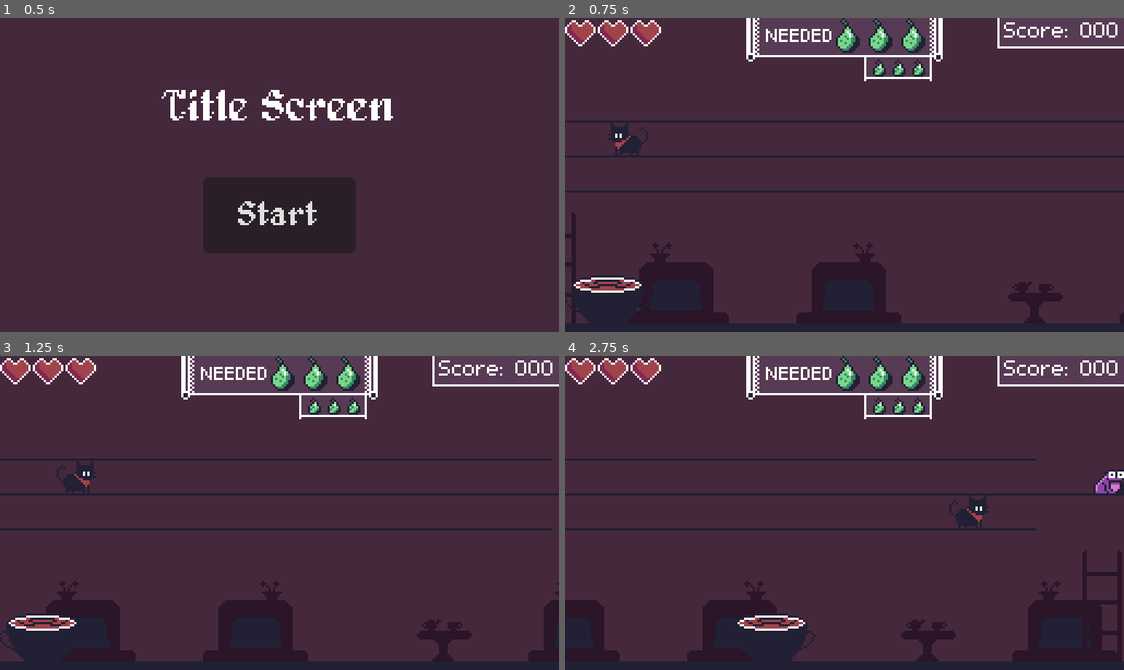
Above: before the commit, frames 1-4 (two rows, left to right).
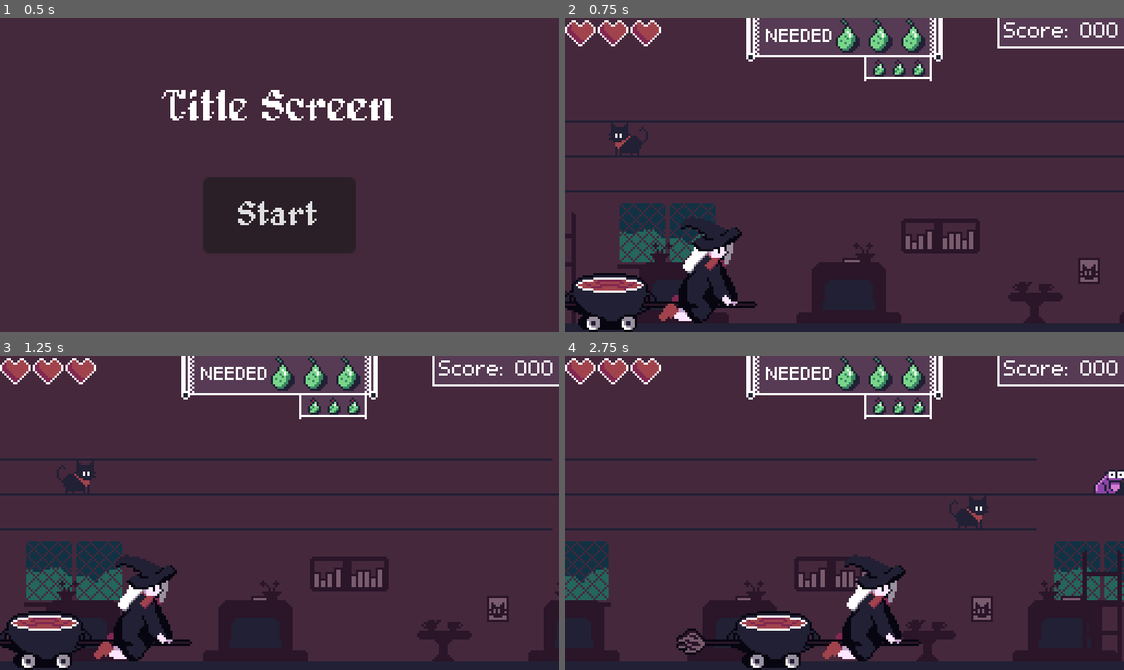
Above: after the commit, the same moments.

Repository: Bazooh/BlackCatJam
Game: Godot game, scene res://ui/menu.tscn
The game is run twice, just before and just after one commit, with the same random seed, the same clock (stepped at 60 frames per second) and the same inputs.
Inputs:
- Up to frame 1 (0.5 s): no input
- Up to frame 2 (0.75 s): click "Start" at 0.5 s
- Up to frame 3 (1.25 s): no input
- Up to frame 4 (2.75 s): hold Right (right) 1.28-2.03 s; hold S (down) from 2.03 s (still down)

Frame 1 is identical in both runs. In frame 2, 6.6% of the frame differs, in the area x 0-96%, y 59-100%; in frame 3, 7.6%; in frame 4, 8.1%, in the area x 0-100%, y 59-100%.

Commit message:
Cat Run / Witch sprite imports

Diff:
--- a/entities/witch.tscn
+++ b/entities/witch.tscn
@@ -1,7 +1,8 @@
-[gd_scene load_steps=4 format=3 uid="uid://cb2hdwexp722o"]
+[gd_scene load_steps=5 format=3 uid="uid://cb2hdwexp722o"]
 
 [ext_resource type="Script" path="res://entities/witch.gd" id="1_83sfl"]
 [ext_resource type="Texture2D" uid="uid://2m8kef8xeuub" path="res://art/Cauldron.png" id="2_w3gvh"]
+[ext_resource type="Texture2D" uid="uid://cqun6r3tjxp1n" path="res://art/Witch.png" id="3_m2did"]
 
 [sub_resource type="RectangleShape2D" id="RectangleShape2D_6bffv"]
 size = Vector2(32, 9)
@@ -10,7 +11,9 @@
 position = Vector2(20, 129)
 script = ExtResource("1_83sfl")
 
-[node name="Sprite2D" type="Sprite2D" parent="."]
+[node name="Cauldron" type="Sprite2D" parent="."]
+z_index = 2
+position = Vector2(12, -13)
 texture = ExtResource("2_w3gvh")
 
 [node name="CollisionShape2D" type="CollisionShape2D" parent="."]
@@ -22,4 +25,9 @@
 wait_time = 20.0
 autostart = true
 
+[node name="Witch" type="Sprite2D" parent="."]
+z_index = 1
+position = Vector2(12, -13)
+texture = ExtResource("3_m2did")
+
 [connection signal="timeout" from="DifficultyTimer" to="." method="_on_difficulty_timer_timeout"]
--- a/level/level.tscn
+++ b/level/level.tscn
@@ -3,18 +3,18 @@
 [ext_resource type="Texture2D" uid="uid://bhiyt42ads85e" path="res://art/temp/temp_BG.png" id="2_3ca08"]
 [ext_resource type="PackedScene" uid="uid://cb2hdwexp722o" path="res://entities/witch.tscn" id="2_b1rdj"]
 [ext_resource type="PackedScene" uid="uid://ddybujrdaso0e" path="res://entities/cat.tscn" id="2_xf2dh"]
-[ext_resource type="PackedScene" path="res://level/level_generator.tscn" id="4_3e6vs"]
+[ext_resource type="PackedScene" uid="uid://clkdw6j2unffi" path="res://level/level_generator.tscn" id="4_3e6vs"]
 [ext_resource type="PackedScene" uid="uid://7vqh7xmpflq7" path="res://ui/recipe.tscn" id="5_pieq3"]
 [ext_resource type="PackedScene" uid="uid://bidto5x2w5glf" path="res://ui/lives.tscn" id="6_4f633"]
 [ext_resource type="PackedScene" uid="uid://clggs6ymegb8h" path="res://ui/game_over.tscn" id="7_nc0dy"]
-[ext_resource type="PackedScene" path="res://ui/pause.tscn" id="8_xqhhv"]
-[ext_resource type="PackedScene" path="res://ui/score.tscn" id="9_pk0c4"]
+[ext_resource type="PackedScene" uid="uid://dc5nk4o0sndt5" path="res://ui/pause.tscn" id="8_xqhhv"]
+[ext_resource type="PackedScene" uid="uid://caxbfilv8f53l" path="res://ui/score.tscn" id="9_pk0c4"]
 [ext_resource type="Script" path="res://ui/score.gd" id="10_ijkxw"]
 
 [node name="Level" type="Node2D"]
 
 [node name="BG" type="Sprite2D" parent="."]
-z_index = -5
+z_index = -10
 texture = ExtResource("2_3ca08")
 centered = false
 
--- a/project.godot
+++ b/project.godot
@@ -13,7 +13,8 @@
 config/name="BlackCatJam"
 run/main_scene="res://ui/menu.tscn"
 config/features=PackedStringArray("4.2", "GL Compatibility")
-config/icon="res://icon.svg"
+boot_splash/show_image=false
+config/icon="res://art/ui/Icon.svg"
 
 [autoload]
 
Binary file added: art/Cat_Run.png
Not shown, added: art/Cat_Run.png.import
Binary file changed: art/Cauldron.png
Binary file added: art/Witch.png
Not shown, added: art/Witch.png.import
Binary file added: art/temp/Old_Cauldron.png
Not shown, added: art/temp/Old_Cauldron.png.import
Not shown, added: art/ui/Icon.svg
Not shown, added: art/ui/Icon.svg.import
